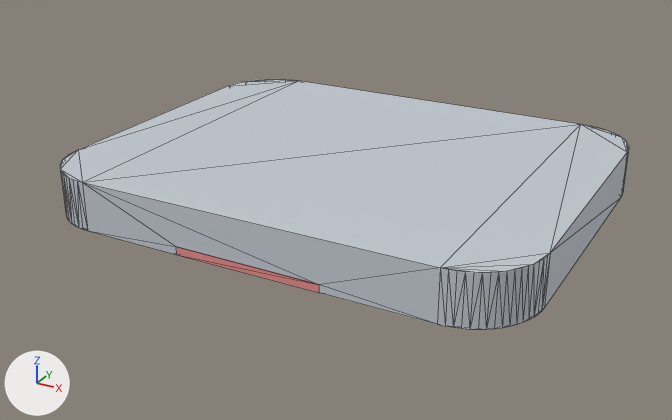
The glTF model docs/Additional CAD exercise/steps/ax_angle_bracket/step_02.glb, before and after one commit.
Camera for both pictures: a 50 mm lens placed at (80.6, -152.9, 72.7), pointed at (-1.3, -4.0, -1.8). The lights are fixed; the arrows at lower left show +X, +Y and +Z. The picture after the commit comes second. Mesh edges are drawn as thin lines. Vertices at exactly the same position are counted once.

In view in the first picture: 'part__angle bracket', 'removed__angle bracket'.
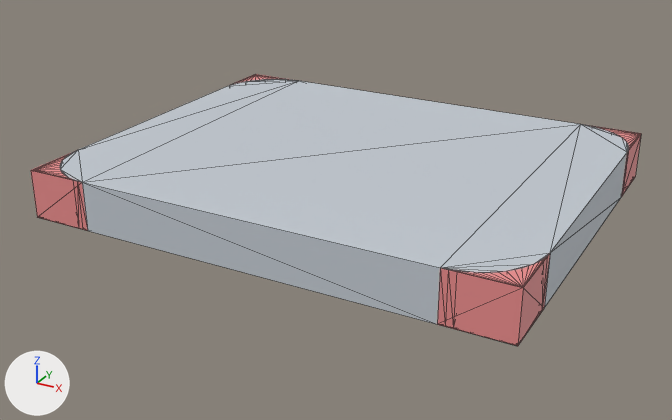
The edits, one by one:
me_part__angle_bracket is used by ob_part__angle_bracket; location (0.0, 0.0, 0.0).
me_part__angle_bracket had 144 vertices, 284 faces and spanned x -47.6..47.6, y -38.1..38.1, z 0.0..9.7.
me_part__angle_bracket now has 136 vertices, 268 faces and spans x -47.6..47.6, y -38.1..38.1, z 0.0..9.7.
Part 1, on me_part__angle_bracket:
8 vertices are removed from x -14.4..14.4, y -38.1..38.1, z 0.0..1.5.
71 faces are deleted.
55 new faces join them.
me_removed__angle_bracket is used by ob_removed__angle_bracket; location (0.0, 0.0, 0.0).
me_removed__angle_bracket had 8 vertices, 12 faces and spanned x -14.4..14.4, y -38.1..38.1, z 0.0..1.5.
me_removed__angle_bracket now has 144 vertices, 272 faces and spans x -47.6..47.6, y -38.1..38.1, z 0.0..9.7.
me_removed__angle_bracket part 2: the whole mesh is rebuilt.

Pixel boxes (x1, y1, x2, y2) of what changed, in the pictures (672 x 420 px; the box of a moved part takes in the faces that stretch with it):
'part__angle bracket', reshaped
    before: (60, 79, 629, 330)
    after: (60, 79, 629, 324)
'removed__angle bracket', reshaped
    before: (176, 247, 319, 293)
    after: (31, 74, 641, 346)
part 1 of me_part__angle_bracket, moved or reshaped
    both: (82, 182, 440, 324)
